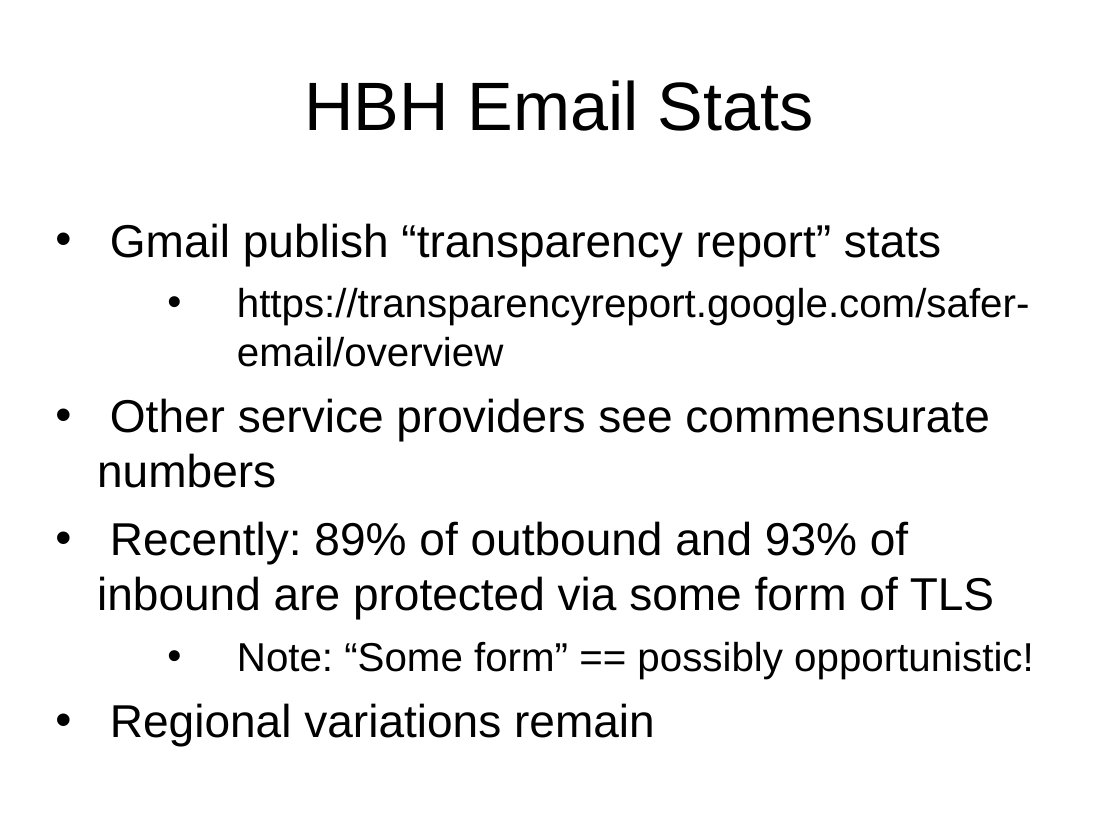
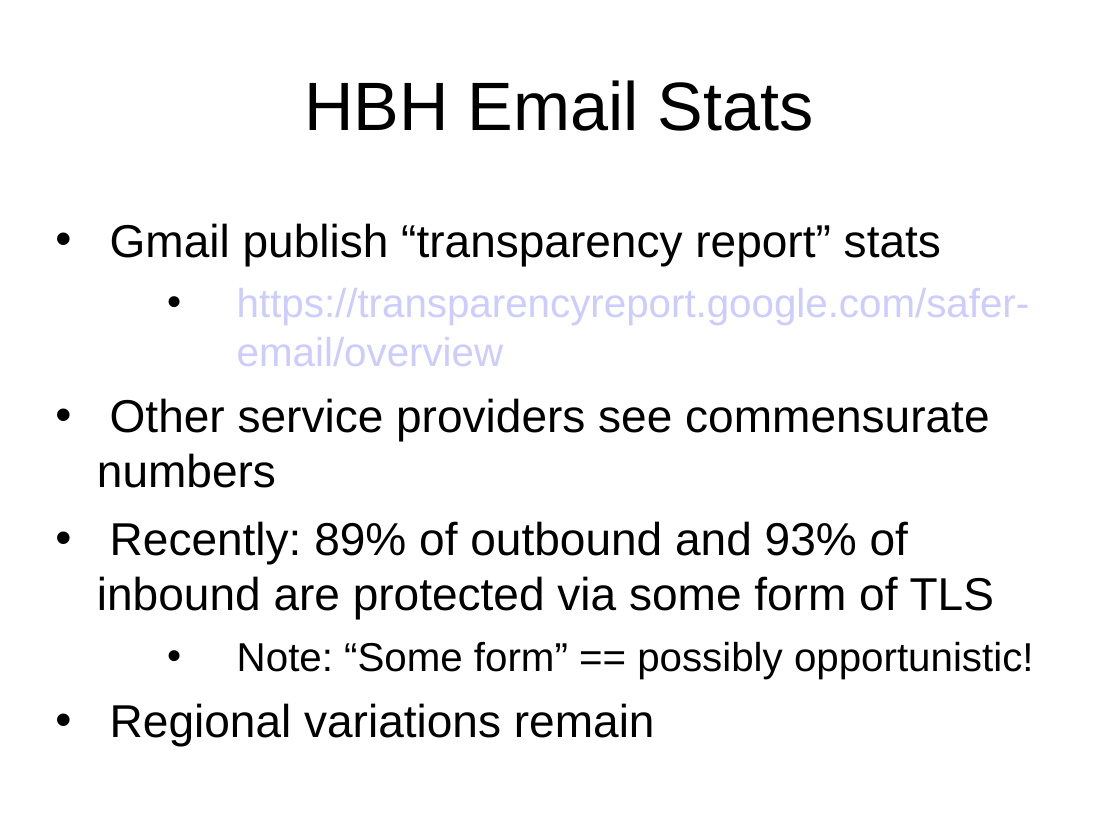
Before and after one commit to sftcd/cs7053, a slide deck: slide 8 of 2016lectures/04-spam.ppt. Drawn at 1120x840 pixels with LibreOffice and Linux fonts; fonts in the diff are those of the drawing. Boxes give left, top, right and bottom in pixels: in the first picture for what was removed or moved away, otherwise in the second. Text is boxed around its words. In the diff, an @@ line names an element or a change of style, - is before the commit and + after.

```diff
--- a/2016lectures/04-spam.ppt
+++ b/2016lectures/04-spam.ppt
@@ text "Gmail publish “transparency report” stats" at bbox=[97, 223, 1034, 746]: text colour #000000 to #CCCCFF in "https://transparencyreport.google.com/safer-email/overview"; indent changed @@
```
Also in this commit, not shown: 7 other slides changed, 2 other files.
